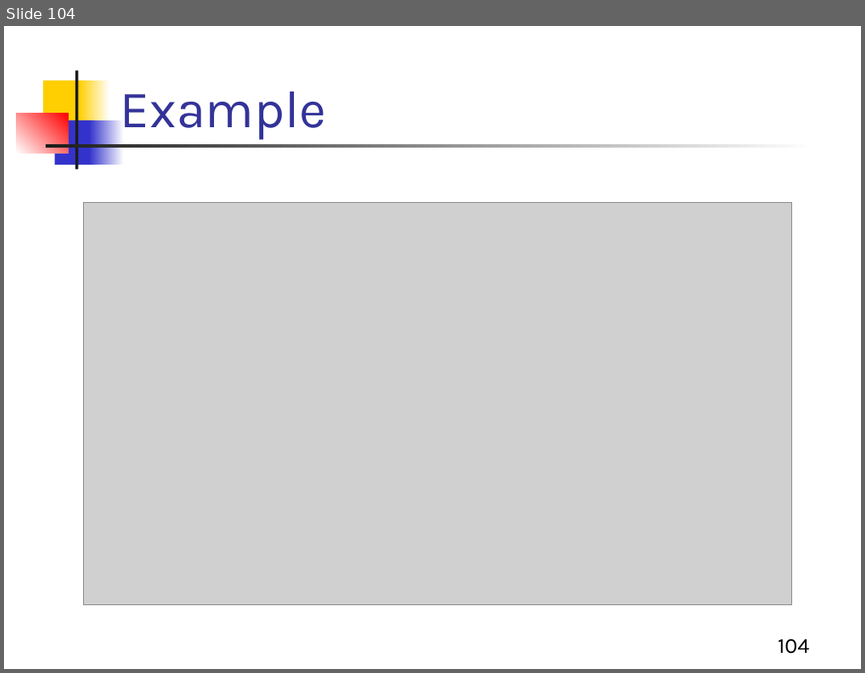
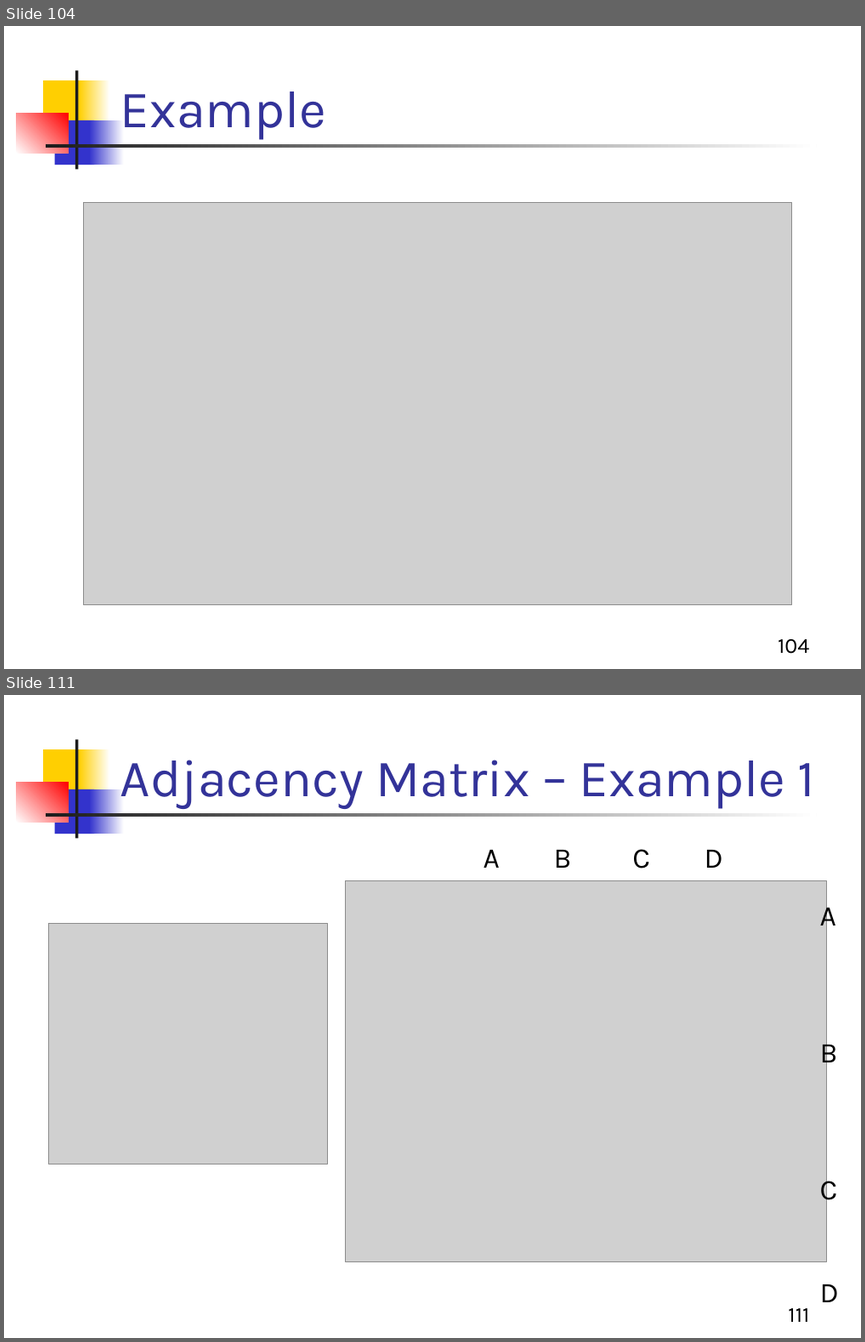
Before and after one commit to Aashishsharma/Learnings, a slide deck: DS/DS.pptx. Shown one above the other, each under a label of ours: slide 104 before the commit, slides 104 and 111 after it; the slides between them are not shown. The pictures are 865x673 and 865x1342 pixels, drawn with LibreOffice and Linux fonts; fonts in the diff are those of the drawing; grey boxes stand for pictures. Boxes give left, top, right and bottom in pixels: in the first picture for what was removed or moved away, otherwise in the second. Text is boxed around its words. In the diff, an @@ line names an element or a change of style, - is before the commit and + after.

```diff
--- a/DS/DS.pptx
+++ b/DS/DS.pptx
@@ slide 111 added at [4, 695, 861, 1338], background #FFFFFF; not listed: 7 template elements that a slide beside it also shows @@
@@ title added at [120, 760, 815, 809], 44 pt, text #333399 @@
+Adjacency Matrix – Example 1
@@ text added at [483, 849, 723, 868], 24 pt, text #000000 @@
+A B C D
@@ picture added at [345, 880, 827, 1260] @@
@@ picture added at [48, 924, 327, 1164] @@
@@ text added at [820, 899, 839, 1302], 24 pt, text #000000 @@
+A
+B
+C
+D
@@ page number added at [788, 1308, 809, 1321], 18 pt, text #000000 @@
+111
```
Also in this commit, not shown: 1 slide changed, 89 other slides added.
